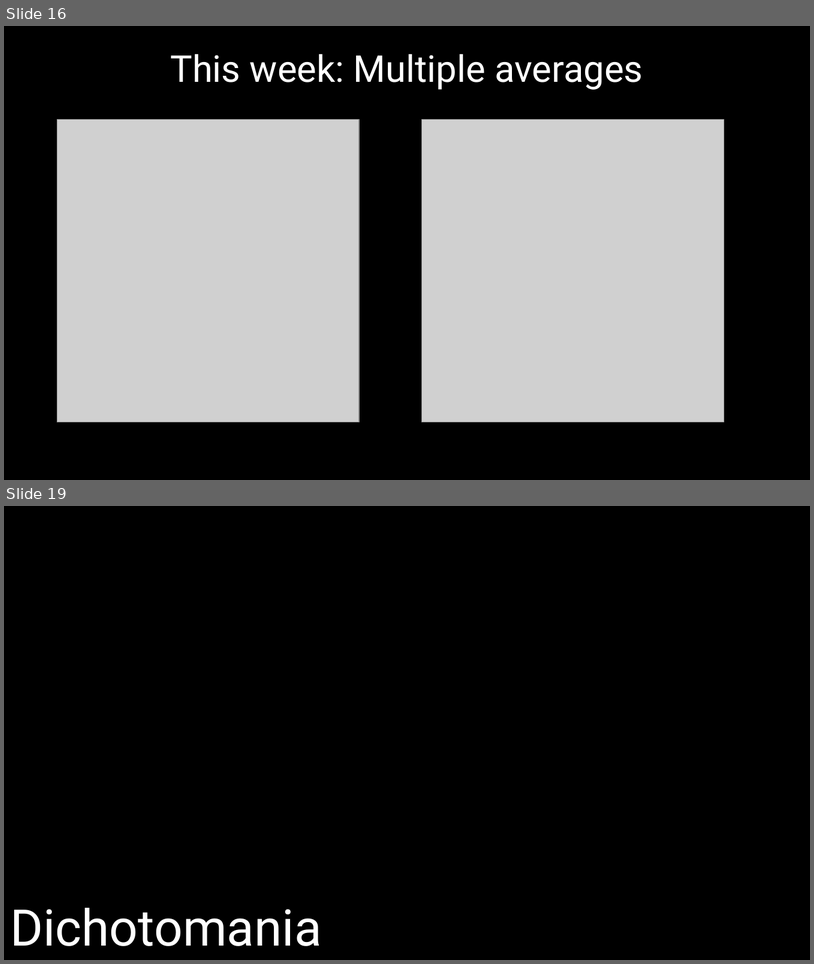
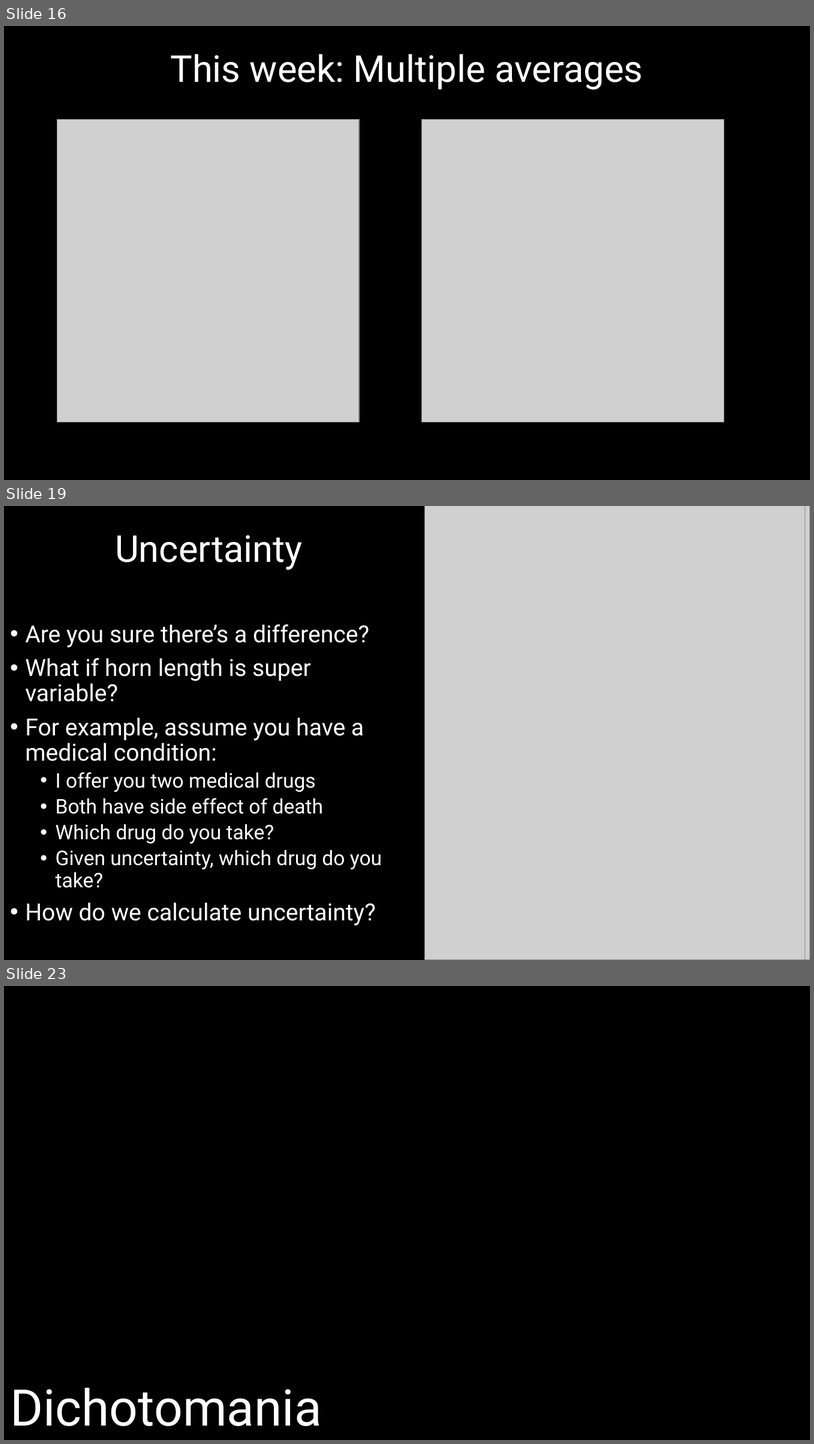
Before and after one commit to DeonRoos/006-BI3010, a slide deck: Lecture 7 - Cat LM/slides/LM with cat.pptx. Shown one above the other, each under a label of ours: slides 16 and 19 before the commit, slides 16, 19 and 23 after it; the slides between them are not shown. The pictures are 814x964 and 814x1444 pixels, drawn with LibreOffice and Linux fonts; fonts in the diff are those of the drawing; grey boxes stand for pictures. Boxes give left, top, right and bottom in pixels: in the first picture for what was removed or moved away, otherwise in the second. Text is boxed around its words. In the diff, an @@ line names an element or a change of style, - is before the commit and + after.

```diff
--- a/Lecture 7 - Cat LM/slides/LM with cat.pptx
+++ b/Lecture 7 - Cat LM/slides/LM with cat.pptx
@@ slide 19 added at (x1=4, y1=506, x2=810, y2=960), background #000000 @@
@@ picture added at (x1=425, y1=506, x2=810, y2=960) @@
@@ picture added at (x1=425, y1=506, x2=805, y2=960) @@
@@ title added at (x1=115, y1=535, x2=303, y2=570), 44 pt, text #FFFFFF @@
+Uncertainty
@@ text added at (x1=25, y1=624, x2=382, y2=925), 28 pt, text #FFFFFF @@
+• Are you sure there’s a difference?
+• What if horn length is super variable?
+• For example, assume you have a medical condition:
+  • I offer you two medical drugs
+  • Both have side effect of death
+  • Which drug do you take?
+  • Given uncertainty, which drug do you take?
+• How do we calculate uncertainty?
@@ what was slide 19 is now slide 23 @@
```
Also in this commit, not shown: 5 slides changed, 4 other slides added, 10 other files.
